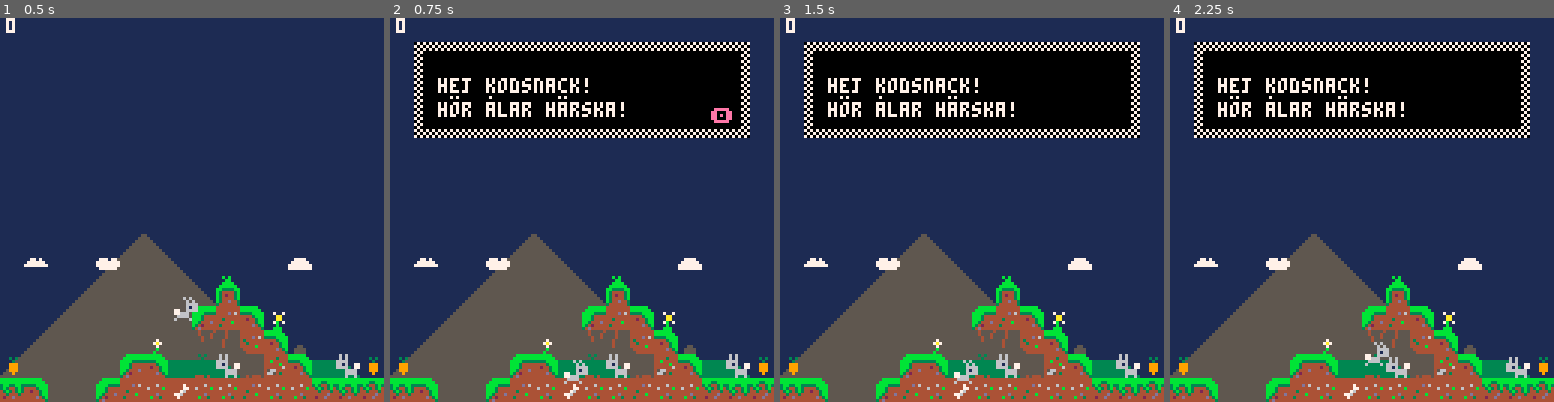
Above: before the commit, frames 1-4 (left to right).
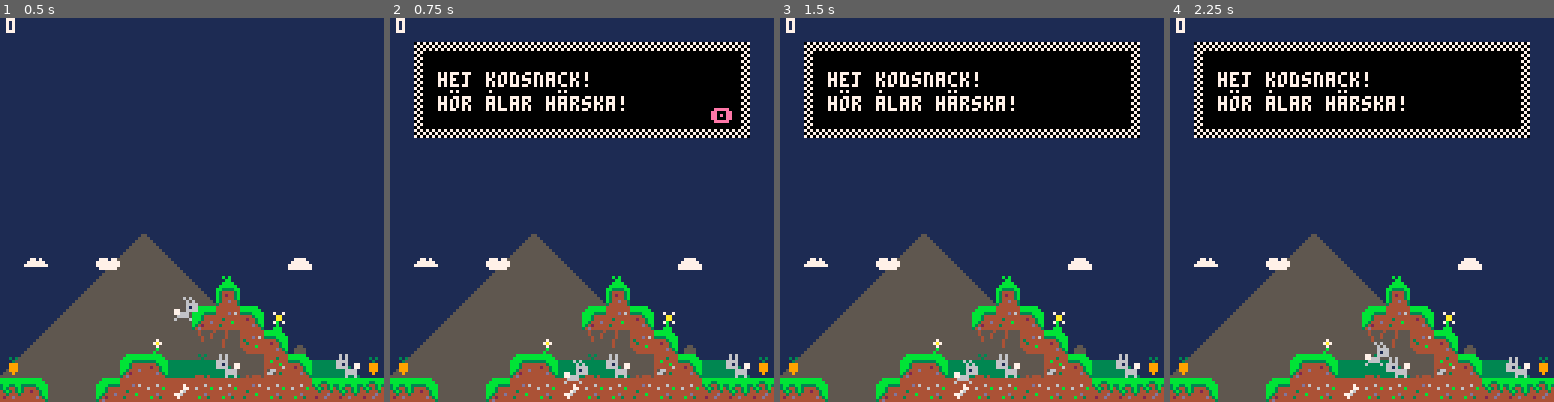
Above: after the commit, the same moments.

Repository: madeso/spelsylt6-hopp
Game: PICO-8 cartridge spelsylt.p8
Two runs of this game, one before a commit and one after it. Both use one fixed random seed, a clock stepped at 60 frames per second and the inputs below.
Inputs:
- Up to frame 1 (0.5 s): tap X (X key) at 0.33 s
- Up to frame 2 (0.75 s): tap O (Z key) at 0.7 s
- Up to frame 3 (1.5 s): tap X (X key) at 1.07 s
- Up to frame 4 (2.25 s): hold Right 1.6-2.1 s; tap O (Z key) at 1.7, 2.1 s; tap X (X key) at 1.85 s

Frame 1 is identical in both runs. In frame 2, 1.6% of the frame differs, in the area x 12-61%, y 14-26%; in frame 3, 1.6%; in frame 4, 1.6%.

Commit message:
feat: center text in popup

Diff:
--- a/spelsylt.p8
+++ b/spelsylt.p8
@@ -163,11 +163,26 @@
 		spr(12, l+b+i*8,t)
 		spr(44, l+b+i*8,bt-8)
 	end
-	sweprint(popup, l+16, 20, 7)
+
+	local py = 22
+	if hasn(popup) then
+		py -= 4
+	end
+	sweprint(popup, l+16, py, 7)
 
 	if blink % 2 == 0 then
 		print("🅾️", r-12, bt-10, 14)
 	end
+end
+
+function hasn(text)
+	for i=0, #text-1 do
+		local c = sub(text, i+1, i+1)
+		if c=="\n" then
+			return true
+		end
+	end
+	return false
 end
 
 function sweprint(text, ax, y, cc)
